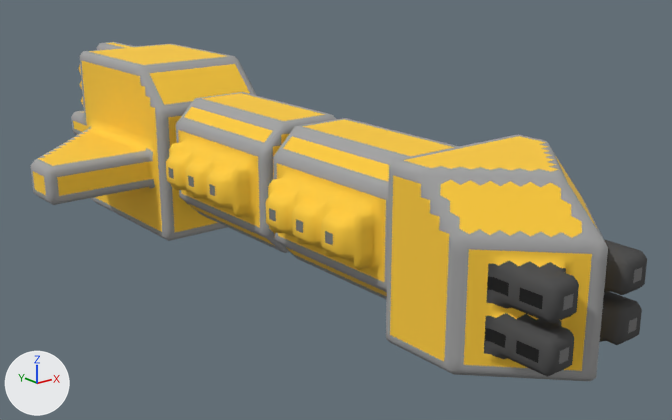
Before and after pictures for a commit that changed the OBJ model src/jsMain/resources/meshes/mechyrdia-3-kaiserswelt-class.obj.
Camera for both pictures: a 50 mm lens placed at (-52.8, -74.8, 34.3), pointed at (3.6, -4.3, 6.0). Every picture has the same lights, and +X, +Y and +Z are marked at lower left. Where no turn or scale is listed for an object, it has been applied to the vertices.

Objects in the first picture: 'mechyrdia-3-kaiserswelt-class'.
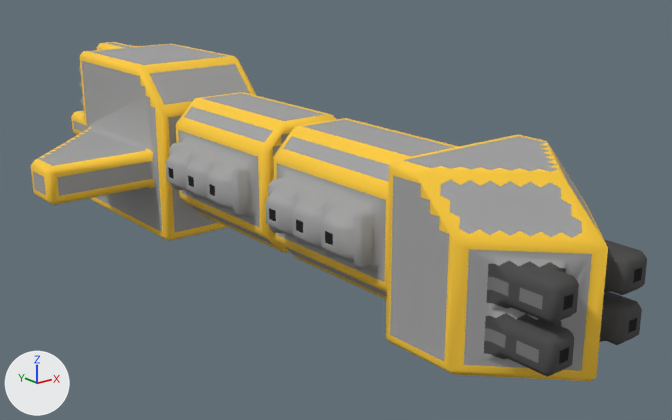
The edits, one by one:
me_mechyrdia_3_kaiserswelt_class is used by ob_mechyrdia_3_kaiserswelt_class; location (0.0, 0.0, 0.0).
me_mechyrdia_3_kaiserswelt_class had 9696 vertices, 19388 faces and spanned x -18.5..18.5, y -39.0..39.0, z 0.0..19.0.
me_mechyrdia_3_kaiserswelt_class now has 1904 vertices, 3521 faces and spans x -18.5..18.5, y -39.0..39.0, z 0.0..19.0.
me_mechyrdia_3_kaiserswelt_class part 1: 7792 vertices removed from x -18.5..18.5, y -39.0..39.0, z 0.0..19.0.
me_mechyrdia_3_kaiserswelt_class part 2: 722 kept faces spanning x -18.5..18.5, y -37.3..39.0, z 0.0..19.0 get new texture (UV) coordinates.

Location of each change, [x1, y1, x2, y2] in pixels of the pictures (672 x 420 px):
part 1 of me_mechyrdia_3_kaiserswelt_class, deleted: before [31, 42, 647, 381]
part 2 of me_mechyrdia_3_kaiserswelt_class, surface changed (yellow to grey): [46, 112, 566, 360] in both
